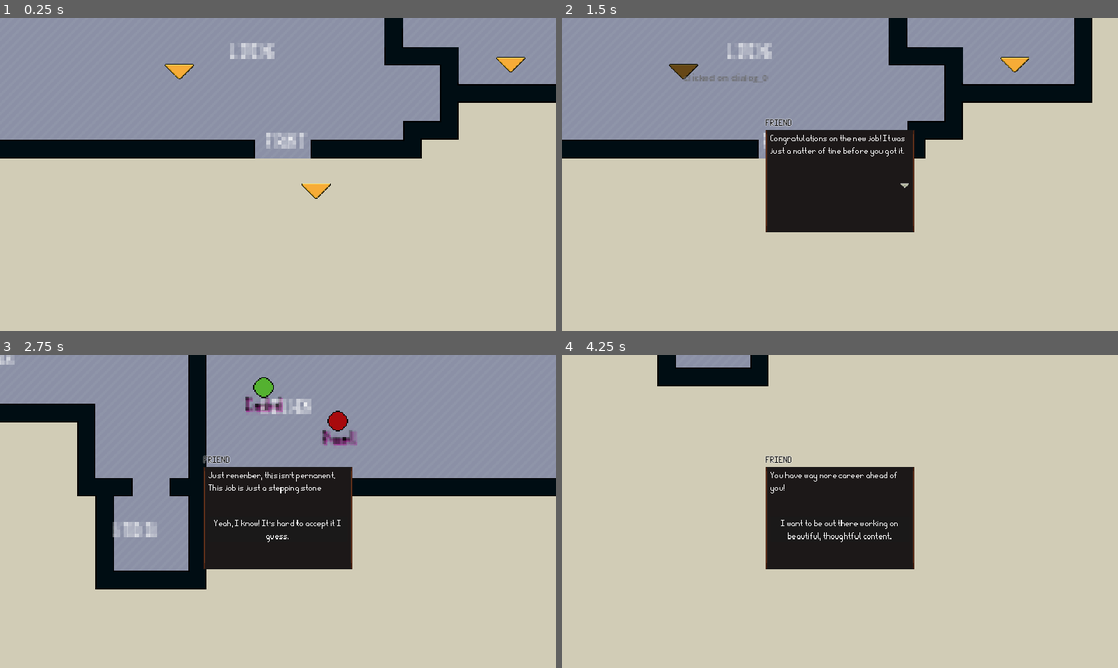
Above: before the commit, frames 1-4 (two rows, left to right).
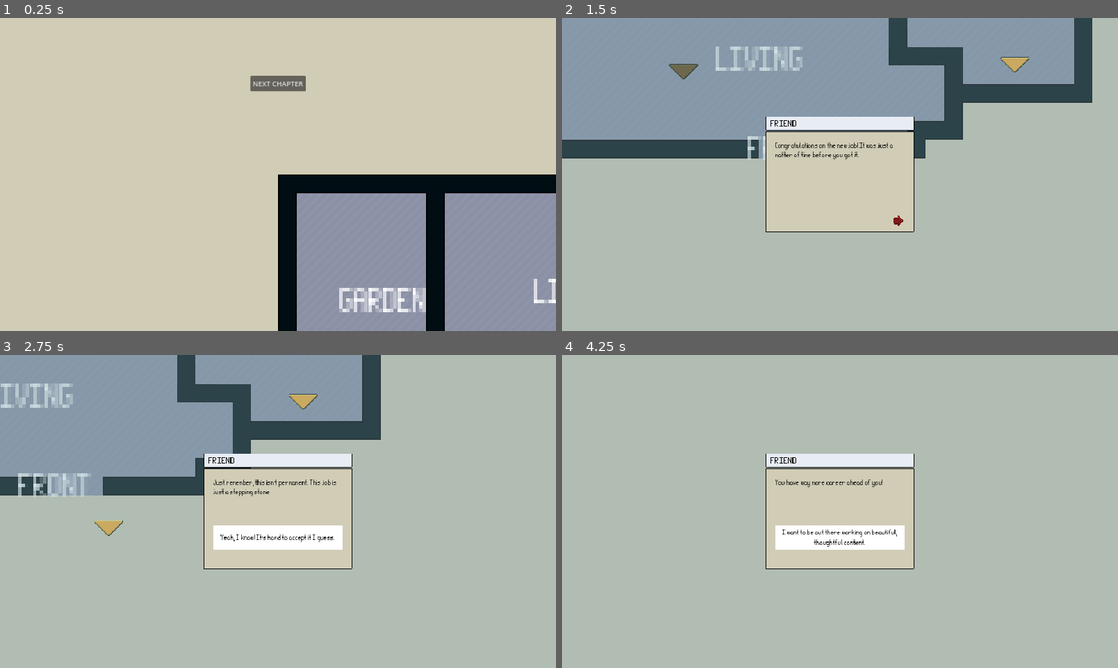
Above: after the commit, the same moments.

Repository: cesarrac/LudumDare-54
Game: Godot game, scene res://Scenes/Game/main.tscn
Two runs of this game, one before a commit and one after it. Both use one fixed random seed, a clock stepped at 60 frames per second and the inputs below.
Inputs (mouse positions are in pixels of both pictures, inside the frame that each line leads up to; where the layout moved, square brackets give the same spot in the first picture):
- Up to frame 1 (0.25 s): no input
- Up to frame 2 (1.5 s): click (840, 83) at 0.5 s, where only the run after the commit has a clickable "NEXT CHAPTER"; tap Enter at 1.25 s; move the mouse to (739, 71) at 1.27 s; press the mouse at (739, 71) at 1.28 s; hold D (right) from 1.28 s (still down)
- Up to frame 3 (2.75 s): tap T (test) at 1.55 s; release D (right) at 2 s; release the mouse at (177, 408) at 2 s; click (333, 558) [344, 524] at 2 s
- Up to frame 4 (4.25 s): click (840, 536) [840, 530] at 2.75 s; tap Space at 3.5 s; move the mouse to (823, 386) at 3.52 s; hold S (down) from 3.53 s (still down); tap T (test) at 3.6 s; click (823, 386) at 3.8 s

The runs differ from the first frame. In frame 1, 66% of the frame differs, in the area x 0-100%, y 0-100%; in frame 2, 73%; in frame 3, 86%; in frame 4, 100%.

Commit message:
bitchecks and quests

Diff:
--- a/Scenes/Game/main.tscn
+++ b/Scenes/Game/main.tscn
@@ -6,6 +6,7 @@
 [ext_resource type="Script" path="res://Scripts/Controllers/Services.gd" id="2_ucyuj"]
 [ext_resource type="Script" path="res://Scripts/Controllers/player_input.gd" id="4_bngr1"]
 [ext_resource type="Script" path="res://Scripts/Controllers/map_control.gd" id="4_bw6e7"]
+[ext_resource type="Script" path="res://Scripts/Controllers/player_journal.gd" id="4_hf62d"]
 [ext_resource type="Texture2D" uid="uid://cvsqy8lrjjd04" path="res://Assets/walls-autotiles.png" id="5_6o6cb"]
 [ext_resource type="Texture2D" uid="uid://c6losxybln8ph" path="res://Assets/Room_Builder_Floors_16x16.png" id="6_uemtj"]
 [ext_resource type="PackedScene" uid="uid://dc5i7sy1hgixb" path="res://Scenes/Game/dialog_trigger.tscn" id="9_e2nev"]
@@ -13,6 +14,7 @@
 [ext_resource type="Theme" uid="uid://dxedjov5qmyxu" path="res://def_theme.tres" id="10_t2j2p"]
 [ext_resource type="Script" path="res://Scripts/Controllers/chapter_ctr.gd" id="11_carir"]
 [ext_resource type="PackedScene" uid="uid://cti7k4h0u2fak" path="res://Scenes/UI/diag_panel.tscn" id="11_iy5aj"]
+[ext_resource type="PackedScene" uid="uid://bx6nrnxpnor2f" path="res://Scenes/UI/notification_panel.tscn" id="12_nacoj"]
 [ext_resource type="PackedScene" uid="uid://do2m77kiyyc64" path="res://Scenes/Game/character_trigger.tscn" id="13_s5dbr"]
 
 [sub_resource type="TileSetAtlasSource" id="TileSetAtlasSource_45yuq"]
@@ -468,17 +470,20 @@
 [node name="GameMgr" type="Node" parent="."]
 script = ExtResource("1_e82p4")
 
-[node name="services" type="Node2D" parent="GameMgr" node_paths=PackedStringArray("diag_mgr", "camera", "map", "chapters_holder")]
+[node name="services" type="Node2D" parent="GameMgr" node_paths=PackedStringArray("diag_mgr", "camera", "map", "chapters_holder", "player_journal", "ui_mgr")]
 script = ExtResource("2_ucyuj")
 diag_mgr = NodePath("../dialog_mgr")
 camera = NodePath("../cameraControl")
 map = NodePath("../map_control")
 chapters_holder = NodePath("../chapters")
+player_journal = NodePath("../player_journal")
+ui_mgr = NodePath("../ui")
 
 [node name="dialog_mgr" type="Node2D" parent="GameMgr"]
 script = ExtResource("1_bvv4o")
 
 [node name="player_journal" type="Node2D" parent="GameMgr"]
+script = ExtResource("4_hf62d")
 
 [node name="player_input" type="Node2D" parent="GameMgr"]
 script = ExtResource("4_bngr1")
@@ -507,18 +512,44 @@
 layer_1/z_index = 1
 layer_1/tile_data = PackedInt32Array(0, 262146, 0, 1, 65538, 3, 2, 65538, 3, 3, 65538, 3, 4, 65538, 3, 5, 65538, 3, 6,  …(5502 unchanged characters)…
 
-[node name="ui" type="CanvasLayer" parent="GameMgr" node_paths=PackedStringArray("text_label", "opt_box", "cont_btn", "from_lbl")]
+[node name="ui" type="CanvasLayer" parent="GameMgr" node_paths=PackedStringArray("text_label", "opt_box", "cont_btn", "from_lbl", "nxt_ch_btn")]
 layer = 2
 follow_viewport_scale = 1.12
 script = ExtResource("9_wq18h")
 text_label = NodePath("DialogPanel/VBoxContainer/diag_panel/m/vbox/dialog_text")
 opt_box = NodePath("DialogPanel/VBoxContainer/diag_panel/m/vbox/opt_box")
 cont_btn = NodePath("DialogPanel/VBoxContainer/diag_panel/m/vbox/btn_box/continue_btn")
-from_lbl = NodePath("DialogPanel/VBoxContainer/from")
+from_lbl = NodePath("DialogPanel/VBoxContainer/header/m/from")
+nxt_ch_btn = NodePath("nxt_chapter_btrn")
 
 [node name="DialogPanel" parent="GameMgr/ui" instance=ExtResource("11_iy5aj")]
 visible = false
 custom_minimum_size = Vector2(512, 400)
+offset_left = -240.0
+offset_top = -200.0
+offset_right = 240.0
+offset_bottom = 200.0
+
+[node name="m" parent="GameMgr/ui/DialogPanel/VBoxContainer/diag_panel" index="0"]
+theme_override_constants/margin_bottom = 16
+
+[node name="opt_box" parent="GameMgr/ui/DialogPanel/VBoxContainer/diag_panel/m/vbox" index="2"]
+size_flags_vertical = 3
+
+[node name="NotificationPanel" parent="GameMgr/ui" instance=ExtResource("12_nacoj")]
+visible = false
+
+[node name="nxt_chapter_btrn" type="Button" parent="GameMgr/ui"]
+anchors_preset = 5
+anchor_left = 0.5
+anchor_right = 0.5
+offset_left = -95.5
+offset_top = 200.0
+offset_right = 95.5
+offset_bottom = 253.0
+grow_horizontal = 2
+theme_override_font_sizes/font_size = 24
+text = "NEXT CHAPTER"
 
 [node name="labels" type="CanvasLayer" parent="GameMgr"]
 follow_viewport_enabled = true
@@ -719,19 +750,25 @@
 [node name="dialog_2" parent="GameMgr/chapters/points-chapter-1" instance=ExtResource("9_e2nev")]
 position = Vector2(166, 144)
 dialog_path = "res://Assets/dialogs/2-cameraQuest.txt"
+bit_tick_tag = "camQuest"
 
 [node name="dialog_4" parent="GameMgr/chapters/points-chapter-1" instance=ExtResource("9_e2nev")]
 position = Vector2(558, 84)
 dialog_path = "res://Assets/dialogs/2-cameraQuest.txt"
+bit_tick_tag = "camQuest"
 
 [node name="dialog_5" parent="GameMgr/chapters/points-chapter-1" instance=ExtResource("9_e2nev")]
 position = Vector2(845, 302)
 dialog_path = "res://Assets/dialogs/2-cameraQuest.txt"
+bit_tick_tag = "camQuest"
 
 [node name="points-chapter-2" type="Node2D" parent="GameMgr/chapters"]
 visible = false
 script = ExtResource("11_carir")
 
+[node name="start" type="Marker2D" parent="GameMgr/chapters/points-chapter-2"]
+position = Vector2(269, 397)
+
 [node name="isabel" parent="GameMgr/chapters/points-chapter-2" instance=ExtResource("13_s5dbr")]
 position = Vector2(369, 290)
 character_data_path = "res://Resources/Isabel.tres"
@@ -751,13 +788,12 @@
 position = Vector2(72, 40)
 character_data_path = "res://Resources/Lore.tres"
 
-[node name="start" type="Marker2D" parent="GameMgr/chapters/points-chapter-2"]
-position = Vector2(269, 397)
-
 [node name="dialog_0" parent="GameMgr/chapters/points-chapter-2" instance=ExtResource("9_e2nev")]
 position = Vector2(617, 197)
 
 [node name="dialog_1" parent="GameMgr/chapters/points-chapter-2" instance=ExtResource("9_e2nev")]
 position = Vector2(178, 36)
 
+[connection signal="pressed" from="GameMgr/ui/nxt_chapter_btrn" to="GameMgr/ui" method="_on_nxt_chapter_btn_pressed"]
+
 [editable path="GameMgr/ui/DialogPanel"]
--- a/Scenes/UI/diag_panel.tscn
+++ b/Scenes/UI/diag_panel.tscn
@@ -1,49 +1,90 @@
-[gd_scene load_steps=7 format=3 uid="uid://cti7k4h0u2fak"]
+[gd_scene load_steps=10 format=3 uid="uid://cti7k4h0u2fak"]
 
 [ext_resource type="Theme" uid="uid://dxedjov5qmyxu" path="res://def_theme.tres" id="1_kxblk"]
-[ext_resource type="Texture2D" uid="uid://5kuqpkf0atx2" path="res://Assets/RectA.png" id="2_tq0ml"]
+[ext_resource type="Texture2D" uid="uid://chox6v1e2ns4h" path="res://Assets/blank_panels.png" id="2_7ad8p"]
 [ext_resource type="Texture2D" uid="uid://cnf68ri0pfip" path="res://Assets/Kobev4.png" id="3_hu1qu"]
-[ext_resource type="Texture2D" uid="uid://cc0e18a7pruvg" path="res://Assets/Arrow_wht_down.png" id="4_dmj7i"]
+[ext_resource type="Texture2D" uid="uid://bxhneb2q0f8l5" path="res://Assets/flat_white_ui.png" id="4_6ydfl"]
 [ext_resource type="Texture2D" uid="uid://cvs2pw0h8c04b" path="res://Assets/RectA_bg.png" id="5_rg50j"]
 
+[sub_resource type="AtlasTexture" id="AtlasTexture_appa1"]
+atlas = ExtResource("2_7ad8p")
+region = Rect2(97, 97, 30, 10)
+
+[sub_resource type="AtlasTexture" id="AtlasTexture_cad7g"]
+atlas = ExtResource("2_7ad8p")
+region = Rect2(16, 15, 97, 51)
+
 [sub_resource type="StyleBoxTexture" id="StyleBoxTexture_n1gx7"]
-texture = ExtResource("2_tq0ml")
-texture_margin_left = 3.0
-texture_margin_top = 3.0
-texture_margin_right = 3.0
+texture = SubResource("AtlasTexture_cad7g")
+texture_margin_left = 1.0
+texture_margin_top = 1.0
+texture_margin_right = 2.0
 texture_margin_bottom = 3.0
-draw_center = false
+
+[sub_resource type="AtlasTexture" id="AtlasTexture_7p33f"]
+atlas = ExtResource("4_6ydfl")
+region = Rect2(0, 0, 16, 16)
 
 [node name="DialogPanel" type="Control"]
 custom_minimum_size = Vector2(480, 400)
 layout_mode = 3
+anchors_preset = 15
+anchor_right = 1.0
+anchor_bottom = 1.0
+grow_horizontal = 2
+grow_vertical = 2
+size_flags_horizontal = 4
+mouse_filter = 2
+theme = ExtResource("1_kxblk")
+
+[node name="bg" type="ColorRect" parent="."]
+layout_mode = 1
+anchors_preset = 15
+anchor_right = 1.0
+anchor_bottom = 1.0
+grow_horizontal = 2
+grow_vertical = 2
+mouse_filter = 2
+color = Color(0.47451, 0.635294, 0.670588, 0.360784)
+
+[node name="VBoxContainer" type="VBoxContainer" parent="."]
+custom_minimum_size = Vector2(512, 400)
+layout_mode = 1
 anchors_preset = 8
 anchor_left = 0.5
 anchor_top = 0.5
 anchor_right = 0.5
 anchor_bottom = 0.5
 offset_left = -256.0
-offset_top = -160.0
+offset_top = -200.0
 offset_right = 256.0
-offset_bottom = 160.0
+offset_bottom = 200.0
 grow_horizontal = 2
 grow_vertical = 2
-size_flags_horizontal = 4
-theme = ExtResource("1_kxblk")
 
-[node name="VBoxContainer" type="VBoxContainer" parent="."]
+[node name="header" type="NinePatchRect" parent="VBoxContainer"]
+texture_filter = 1
+custom_minimum_size = Vector2(0, 48)
+layout_mode = 2
+texture = SubResource("AtlasTexture_appa1")
+patch_margin_left = 1
+patch_margin_top = 1
+patch_margin_right = 1
+patch_margin_bottom = 1
+
+[node name="m" type="MarginContainer" parent="VBoxContainer/header"]
 layout_mode = 1
 anchors_preset = 15
 anchor_right = 1.0
 anchor_bottom = 1.0
 grow_horizontal = 2
 grow_vertical = 2
+theme_override_constants/margin_left = 16
+theme_override_constants/margin_right = 16
 
-[node name="from" type="Label" parent="VBoxContainer"]
+[node name="from" type="Label" parent="VBoxContainer/header/m"]
 layout_mode = 2
 theme_override_colors/font_color = Color(0, 0, 0, 1)
-theme_override_colors/font_outline_color = Color(1, 1, 1, 1)
-theme_override_constants/outline_size = 4
 theme_override_font_sizes/font_size = 32
 text = "Dialog from X"
 uppercase = true
@@ -62,9 +103,9 @@
 anchor_bottom = 1.0
 grow_horizontal = 2
 grow_vertical = 2
-theme_override_constants/margin_left = 16
-theme_override_constants/margin_top = 8
-theme_override_constants/margin_right = 16
+theme_override_constants/margin_left = 32
+theme_override_constants/margin_top = 32
+theme_override_constants/margin_right = 32
 theme_override_constants/margin_bottom = 6
 
 [node name="vbox" type="VBoxContainer" parent="VBoxContainer/diag_panel/m"]
@@ -85,7 +126,8 @@
 [node name="dialog_text" type="RichTextLabel" parent="VBoxContainer/diag_panel/m/vbox"]
 custom_minimum_size = Vector2(0, 160)
 layout_mode = 2
-theme_override_font_sizes/normal_font_size = 32
+theme_override_colors/default_color = Color(0, 0, 0, 1)
+theme_override_font_sizes/normal_font_size = 24
 bbcode_enabled = true
 text = "TEST DIALOG"
 
@@ -93,17 +135,19 @@
 layout_mode = 2
 
 [node name="btn_box" type="HBoxContainer" parent="VBoxContainer/diag_panel/m/vbox"]
-custom_minimum_size = Vector2(0, 32)
+custom_minimum_size = Vector2(0, 48)
 layout_mode = 2
 alignment = 2
 
 [node name="continue_btn" type="TextureButton" parent="VBoxContainer/diag_panel/m/vbox/btn_box"]
-custom_minimum_size = Vector2(32, 0)
+texture_filter = 1
+custom_minimum_size = Vector2(48, 48)
 layout_mode = 2
-texture_normal = ExtResource("4_dmj7i")
+texture_normal = SubResource("AtlasTexture_7p33f")
 stretch_mode = 0
 
 [node name="bg" type="TextureRect" parent="VBoxContainer/diag_panel"]
+visible = false
 z_index = -1
 layout_mode = 1
 anchors_preset = 15
--- a/Scenes/UI/diag_response.tscn
+++ b/Scenes/UI/diag_response.tscn
@@ -1,10 +1,19 @@
-[gd_scene load_steps=2 format=3 uid="uid://cn2utypqdr55q"]
+[gd_scene load_steps=5 format=3 uid="uid://cn2utypqdr55q"]
 
 [ext_resource type="Theme" uid="uid://dxedjov5qmyxu" path="res://def_theme.tres" id="1_4kfsj"]
 
+[sub_resource type="StyleBoxFlat" id="StyleBoxFlat_d04tt"]
+bg_color = Color(1, 1, 1, 1)
+
+[sub_resource type="StyleBoxFlat" id="StyleBoxFlat_edaq6"]
+bg_color = Color(0.5904, 0.777907, 0.82, 1)
+
+[sub_resource type="StyleBoxFlat" id="StyleBoxFlat_ectd4"]
+bg_color = Color(0.4757, 0.634378, 0.67, 1)
+
 [node name="DiagResponse" type="Label"]
 z_index = 1
-custom_minimum_size = Vector2(0, 64)
+custom_minimum_size = Vector2(0, 48)
 anchors_preset = 14
 anchor_top = 0.5
 anchor_right = 1.0
@@ -15,7 +24,8 @@
 grow_vertical = 2
 size_flags_horizontal = 3
 size_flags_vertical = 3
-theme_override_font_sizes/font_size = 32
+theme_override_colors/font_color = Color(0, 0, 0, 1)
+theme_override_font_sizes/font_size = 24
 text = "This is a label with a buttonvvvvvvvvvvvvvvvvvvvvvvvvvvvvvvvvvvvvvvvvvvv"
 horizontal_alignment = 1
 vertical_alignment = 1
@@ -31,3 +41,6 @@
 grow_vertical = 2
 size_flags_vertical = 3
 theme = ExtResource("1_4kfsj")
+theme_override_styles/normal = SubResource("StyleBoxFlat_d04tt")
+theme_override_styles/hover = SubResource("StyleBoxFlat_edaq6")
+theme_override_styles/pressed = SubResource("StyleBoxFlat_ectd4")
--- /dev/null
+++ b/Scenes/UI/notification_panel.tscn
@@ -0,0 +1,144 @@
+[gd_scene load_steps=10 format=3 uid="uid://bx6nrnxpnor2f"]
+
+[ext_resource type="Texture2D" uid="uid://chox6v1e2ns4h" path="res://Assets/blank_panels.png" id="1_i5o78"]
+[ext_resource type="Theme" uid="uid://dxedjov5qmyxu" path="res://def_theme.tres" id="1_v1w7q"]
+[ext_resource type="Script" path="res://Scripts/Controllers/notification_panel.gd" id="2_demuh"]
+
+[sub_resource type="AtlasTexture" id="AtlasTexture_dgwo7"]
+atlas = ExtResource("1_i5o78")
+region = Rect2(48, 80, 32, 10)
+
+[sub_resource type="StyleBoxFlat" id="StyleBoxFlat_4o608"]
+bg_color = Color(0.831373, 0.164706, 0.164706, 1)
+
+[sub_resource type="StyleBoxFlat" id="StyleBoxFlat_2x8pg"]
+bg_color = Color(0.4, 0.0313726, 0.0313726, 1)
+
+[sub_resource type="StyleBoxFlat" id="StyleBoxFlat_epocj"]
+bg_color = Color(0.262745, 0.0313726, 0.0313726, 1)
+
+[sub_resource type="AtlasTexture" id="AtlasTexture_kjnh1"]
+atlas = ExtResource("1_i5o78")
+region = Rect2(48, 89, 32, 23)
+
+[sub_resource type="StyleBoxTexture" id="StyleBoxTexture_t8a0c"]
+texture = SubResource("AtlasTexture_kjnh1")
+texture_margin_left = 1.0
+texture_margin_top = 1.0
+texture_margin_right = 1.0
+texture_margin_bottom = 1.0
+
+[node name="NotificationPanel" type="Control" node_paths=PackedStringArray("header_lbl", "content_lbl")]
+texture_filter = 1
+layout_mode = 3
+anchors_preset = 15
+anchor_right = 1.0
+anchor_bottom = 1.0
+grow_horizontal = 2
+grow_vertical = 2
+theme = ExtResource("1_v1w7q")
+script = ExtResource("2_demuh")
+header_lbl = NodePath("notification/header/M/HBoxContainer/hdr_label")
+content_lbl = NodePath("notification/Panel/M/vbox/content/label")
+
+[node name="bg" type="ColorRect" parent="."]
+layout_mode = 1
+anchors_preset = 15
+anchor_right = 1.0
+anchor_bottom = 1.0
+grow_horizontal = 2
+grow_vertical = 2
+color = Color(0.47451, 0.635294, 0.670588, 0.360784)
+
+[node name="notification" type="VBoxContainer" parent="."]
+custom_minimum_size = Vector2(400, 400)
+layout_mode = 1
+anchors_preset = 8
+anchor_left = 0.5
+anchor_top = 0.5
+anchor_right = 0.5
+anchor_bottom = 0.5
+offset_left = -128.0
+offset_top = -160.0
+offset_right = 128.0
+offset_bottom = 160.0
+grow_horizontal = 2
+grow_vertical = 2
+theme_override_constants/separation = 0
+
+[node name="header" type="NinePatchRect" parent="notification"]
+custom_minimum_size = Vector2(0, 50)
+layout_mode = 2
+texture = SubResource("AtlasTexture_dgwo7")
+patch_margin_left = 1
+patch_margin_top = 1
+patch_margin_right = 1
+patch_margin_bottom = 1
+
+[node name="M" type="MarginContainer" parent="notification/header"]
+layout_mode = 1
+anchors_preset = 15
+anchor_right = 1.0
+anchor_bottom = 1.0
+grow_horizontal = 2
+grow_vertical = 2
+theme_override_constants/margin_left = 16
+theme_override_constants/margin_top = 2
+theme_override_constants/margin_right = 16
+theme_override_constants/margin_bottom = 2
+
+[node name="HBoxContainer" type="HBoxContainer" parent="notification/header/M"]
+layout_mode = 2
+alignment = 1
+
+[node name="hdr_label" type="Label" parent="notification/header/M/HBoxContainer"]
+layout_mode = 2
+theme_override_colors/font_color = Color(0, 0, 0, 1)
+theme_override_font_sizes/font_size = 32
+text = "NOTIFICATION"
+horizontal_alignment = 1
+vertical_alignment = 1
+
+[node name="close" type="Button" parent="notification/header/M/HBoxContainer"]
+custom_minimum_size = Vector2(16, 16)
+layout_mode = 2
+size_flags_horizontal = 10
+size_flags_vertical = 4
+theme_override_styles/normal = SubResource("StyleBoxFlat_4o608")
+theme_override_styles/hover = SubResource("StyleBoxFlat_2x8pg")
+theme_override_styles/pressed = SubResource("StyleBoxFlat_epocj")
+
+[node name="Panel" type="Panel" parent="notification"]
+layout_mode = 2
+size_flags_vertical = 3
+theme_override_styles/panel = SubResource("StyleBoxTexture_t8a0c")
+
+[node name="M" type="MarginContainer" parent="notification/Panel"]
+layout_mode = 1
+anchors_preset = 15
+anchor_right = 1.0
+anchor_bottom = 1.0
+grow_horizontal = 2
+grow_vertical = 2
+theme_override_constants/margin_left = 16
+theme_override_constants/margin_top = 16
+theme_override_constants/margin_right = 16
+theme_override_constants/margin_bottom = 8
+
+[node name="vbox" type="VBoxContainer" parent="notification/Panel/M"]
+layout_mode = 2
+
+[node name="content" type="HBoxContainer" parent="notification/Panel/M/vbox"]
+layout_mode = 2
+size_flags_vertical = 3
+
+[node name="label" type="Label" parent="notification/Panel/M/vbox/content"]
+layout_mode = 2
+size_flags_horizontal = 3
+theme_override_colors/font_color = Color(0, 0, 0, 1)
+theme_override_font_sizes/font_size = 24
+text = "Message!"
+horizontal_alignment = 1
+vertical_alignment = 1
+
+[connection signal="pressed" from="notification/header/M/HBoxContainer/close" to="." method="_on_close_pressed"]
--- a/Scripts/Controllers/Services.gd
+++ b/Scripts/Controllers/Services.gd
@@ -4,13 +4,12 @@
 @export var camera : Camera2DCtr
 @export var map : MapCtr
 @export var chapters_holder : Node2D
-
+@export var player_journal : PlayerJournal
+@export var ui_mgr : UIMgr
 var move_input : Vector2
-var cur_chapter : = -1
 
 
 func _ready():
-	nxt_chapter()
 	EventMgr.sub_listener(
 		"dialog_selected", on_diag_selected.bind()
 	)
@@ -20,17 +19,35 @@
 	EventMgr.sub_listener(
 		"jump_to_tag", diag_mgr.jump_to_tag.bind()
 	)
+	EventMgr.sub_listener(
+		"BITCHECK", _on_story_bitcheck.bind()
+	)
+	EventMgr.sub_listener(
+		"ADDBIT", _on_new_bit.bind()
+	)
+	EventMgr.sub_listener(
+		"TICKBIT", _on_tick_bit.bind()
+	)
+	EventMgr.sub_listener(
+		"bit_trigger_set", _on_bit_trigger_set.bind()
+	)
+	EventMgr.sub_listener(
+		"chapter_triggers_completed", _on_ch_triggers_set.bind()
+	)
+	EventMgr.sub_listener(
+		"nxt_chapter_requested", nxt_chapter.bind()
+	)
 
 func nxt_chapter()->void:
-	var last : = cur_chapter
-	cur_chapter += 1
+	var last : = player_journal.cur_chapter
+	player_journal.goto_chapter(last + 1)
 	var chapters : Array = chapters_holder.get_children()
-	if cur_chapter >= chapters.size():
+	if player_journal.cur_chapter >= chapters.size():
 		print("story finished!")
 		return
 	if last >= 0:
 		chapters[last].end_chapter()
-	var cam_pos : Vector2 = chapters[cur_chapter].start_chapter()
+	var cam_pos : Vector2 = chapters[player_journal.cur_chapter].start_chapter()
 	camera.go_to(cam_pos)
 
 func on_diag_selected(trigger : DialogTrigger, path : String)->void:
@@ -43,10 +60,45 @@
 	print("continue dialog pressed!")
 	diag_mgr.advance_dlg()
 
+func _on_story_bitcheck(bit : String, jump_tag_false : String, jump_tag_true : String)->void:
+	print("BITCHECK!")
+	if player_journal.has_bit_tagged(bit) == false:
+		diag_mgr.advance_dlg()
+		return
+	if player_journal.has_bit_completed(bit) == true:
+		diag_mgr.jump_to_tag(jump_tag_true)
+	else:
+		print("bit check failed...")
+		if jump_tag_false.length() > 0:
+			diag_mgr.jump_to_tag(jump_tag_false)
+			return
+		diag_mgr.advance_dlg()
+
+func _on_new_bit(bit_tag : String)->void:
+	print('adding bit %s' % bit_tag)
+	var t
+	player_journal.on_new_bit(bit_tag)
+	diag_mgr.advance_dlg()
+
+func _on_bit_trigger_set(tag : String)->void:
+	player_journal.edit_bit(tag)
+
+func _on_tick_bit(tag : String)->void:
+	print('TICK!')
+	diag_mgr.advance_dlg()
+	if player_journal.tick_bit(tag) == false:
+		return
+	# notify player that quest is completed
+	EventMgr.fire_event("notify", ["Task Completed!", "%s task was completed" % tag])
+
+func _on_ch_triggers_set()->void:
+	print("chapter complete!")
+	ui_mgr.toggle_nxt_ch_btn()
+
 func _process(delta):
 	move_input = SWTools.get_move_2d()
 	camera.move(move_input, delta)
 
-func _unhandled_input(event):
-	if event.is_action_pressed("test"):
-		nxt_chapter()
+#func _unhandled_input(event):
+#	if event.is_action_pressed("test"):
+#		nxt_chapter()
--- a/Scripts/Controllers/UiMgr.gd
+++ b/Scripts/Controllers/UiMgr.gd
@@ -1,9 +1,11 @@
 extends CanvasLayer
+class_name UIMgr
 
 @export var text_label : RichTextLabel
 @export var opt_box : VBoxContainer
 @export var cont_btn : TextureButton
 @export var from_lbl : Label
+@export var nxt_ch_btn : Button
 @onready var resp_scn = preload("res://Scenes/UI/diag_response.tscn")
 
 func _ready():
@@ -41,6 +43,12 @@
 	if show: cont_btn.show()
 	else: cont_btn.hide()
 
+func toggle_nxt_ch_btn()->void:
+	if nxt_ch_btn.visible:
+		nxt_ch_btn.hide()
+		return
+	nxt_ch_btn.show()
+
 func _continue_pressed()->void:
 	print('continue!!')
 	EventMgr.fire_event("continue_pressed")
@@ -57,3 +65,10 @@
 		var chs = opt_box.get_children()
 		for r in chs:
 			r.queue_free()
+
+
+func _on_nxt_chapter_btn_pressed() -> void:
+	toggle_nxt_ch_btn()
+	EventMgr.fire_event(
+		"nxt_chapter_requested"
+	)
--- a/Scripts/Controllers/chapter_ctr.gd
+++ b/Scripts/Controllers/chapter_ctr.gd
@@ -1,18 +1,31 @@
 extends Node2D
+
+@onready var triggers = get_children()
+
+var pressed_count : = 0
+
+func _ready() -> void:
+	triggers.remove_at(0)
+	for i in range(triggers.size()):
+		triggers[i].pressed.connect(_tri_pressed.bind())
 
 func start_chapter()->Vector2:
 	show()
-	var children : = get_children()
-	for c in children:
-		if c.name == "start": continue
-		# toggle dialog trigger
-		c.toggle_trigger()
+	pressed_count = 0
+	for i in range(triggers.size()):
+		triggers[i].toggle_trigger()
 	return $start.global_position
 
 func end_chapter()->void:
 	hide()
-	var children : = get_children()
-	for c in children:
-		if c.name == "start": continue
-		# toggle dialog trigger
-		c.toggle_trigger()
+	for i in range(triggers.size()):
+		triggers[i].toggle_trigger()
+
+func _tri_pressed()->void:
+	pressed_count += 1
+
+	print("%s triggers pressed, %s left" % [pressed_count, triggers.size()])
+	if pressed_count >= triggers.size():
+		EventMgr.fire_event(
+			"chapter_triggers_completed"
+		)
--- a/Scripts/Controllers/dialog_trigger.gd
+++ b/Scripts/Controllers/dialog_trigger.gd
@@ -2,7 +2,9 @@
 class_name DialogTrigger
 
 @export_file("*.txt") var dialog_path : String
+@export var bit_tick_tag : = ""
 var _triggerable : = false
+signal pressed
 
 func toggle_trigger()->void:
 	_triggerable = !_triggerable
@@ -10,18 +12,23 @@
 		modulate = Color.DIM_GRAY
 	else:
 		modulate = Color.WHITE
+		if bit_tick_tag.length() > 0:
+			EventMgr.fire_event(
+				"bit_trigger_set", [bit_tick_tag]
+			)
 
 func _on_area_2d_input_event(viewport, event, shape_idx):
 	if !_triggerable: return
 
 	if event.is_action_pressed("M0"):
-		SWTools.show_text_2D(
-			self,
-			global_position,
-			'clicked on %s' % name,
-			Color.BLUE,
-			2.0
-		)
+#		SWTools.show_text_2D(
+#			self,
+#			global_position,
+#			'clicked on %s' % name,
+#			Color.BLUE,
+#			2.0
+#		)
+		pressed.emit()
 		if dialog_path.length() <= 0: return
 		EventMgr.fire_event(
 			"dialog_selected",
--- /dev/null
+++ b/Scripts/Controllers/notification_panel.gd
@@ -0,0 +1,18 @@
+extends Control
+
+@export var header_lbl : Label
+@export var content_lbl : Label
+
+func _ready() -> void:
+	EventMgr.sub_listener(
+		"notify", notify.bind()
+	)
+
+func notify(title : String, msg : String)->void:
+	show()
+	header_lbl.text = title
+	content_lbl.text = msg
+
+
+func _on_close_pressed() -> void:
+	hide()
--- /dev/null
+++ b/Scripts/Controllers/player_journal.gd
@@ -0,0 +1,49 @@
+extends Node2D
+class_name PlayerJournal
+
+var cur_chapter : = -1
+var story_bits : = {}
+
+func has_bit_tagged(bit_tag : String)->bool:
+	return story_bits.has(bit_tag)
+
+func has_bit_completed(bit_tag : String)->bool:
+	print("checking bit %s" % bit_tag)
+	if has_bit_tagged(bit_tag) == false: return false
+	return story_bits[bit_tag].completed
+
+func on_new_bit(tag : String, completed : = false)->void:
+	if has_bit_tagged(tag):
+		print("Player already has bit tagged %s" % tag)
+		return
+	story_bits[tag] = {}
+	story_bits[tag].completed = false
+	story_bits[tag].ticks = 0
+	story_bits[tag].max_ticks = -1
+
+func complete_bit(tag : String)->void:
+	if has_bit_tagged(tag) == false: return
+	story_bits[tag].completed = true
+
+func remove_bit(tag : String)->bool:
+	return story_bits.erase(tag)
+
+func tick_bit(tag : String)->bool:
+	if story_bits.has(tag) == false: return false
+	story_bits[tag].ticks += 1
+	if story_bits[tag].ticks >= story_bits[tag].max_ticks:
+		story_bits[tag].completed = true
+		return true
+	return false
+
+func goto_chapter(c : int)->void:
+	cur_chapter = c
+
+func edit_bit(tag : String)->void:
+	if story_bits.has(tag) == false:
+		on_new_bit(tag)
+	var cur =  story_bits[tag].max_ticks
+	if cur < 0: cur = 1
+	else: cur += 1
+	story_bits[tag].max_ticks = cur
+	print('bit %s to to max ticks %s' % [tag, story_bits[tag].max_ticks])
--- a/def_theme.tres
+++ b/def_theme.tres
@@ -5,4 +5,4 @@
 [resource]
 default_base_scale = 1.0
 default_font = ExtResource("1_w8xa8")
-default_font_size = 12
+default_font_size = 24
Binary file added: Assets/blank_panels.png
Not shown, added: Assets/blank_panels.png.import
Not shown, changed: Assets/dialogs/1-production-1.txt
Not shown, changed: Assets/dialogs/2-cameraQuest.txt
Not shown, added: Assets/dialogs/bit-test.txt
Binary file added: Assets/flat_white_ui.png
Not shown, added: Assets/flat_white_ui.png.import
Not shown: 1 places in Scenes/Game/main.tscn that only renumber resources
